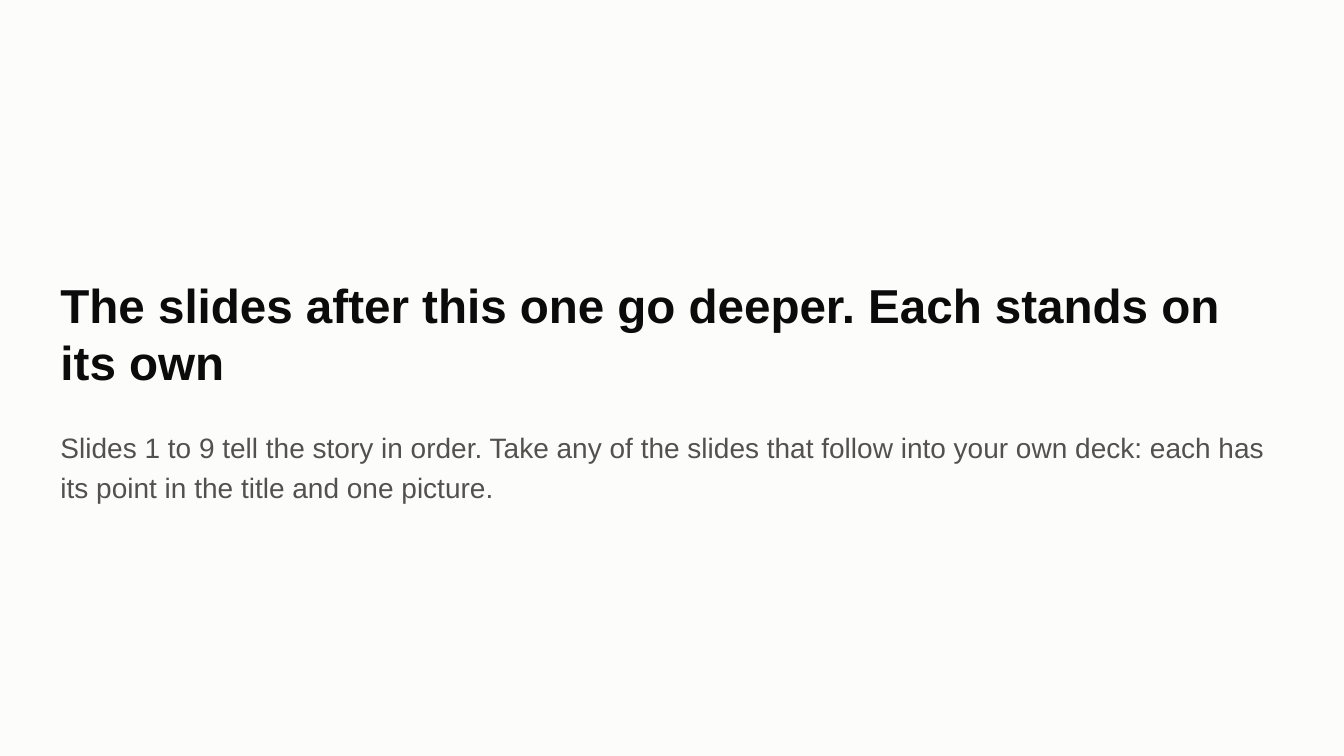
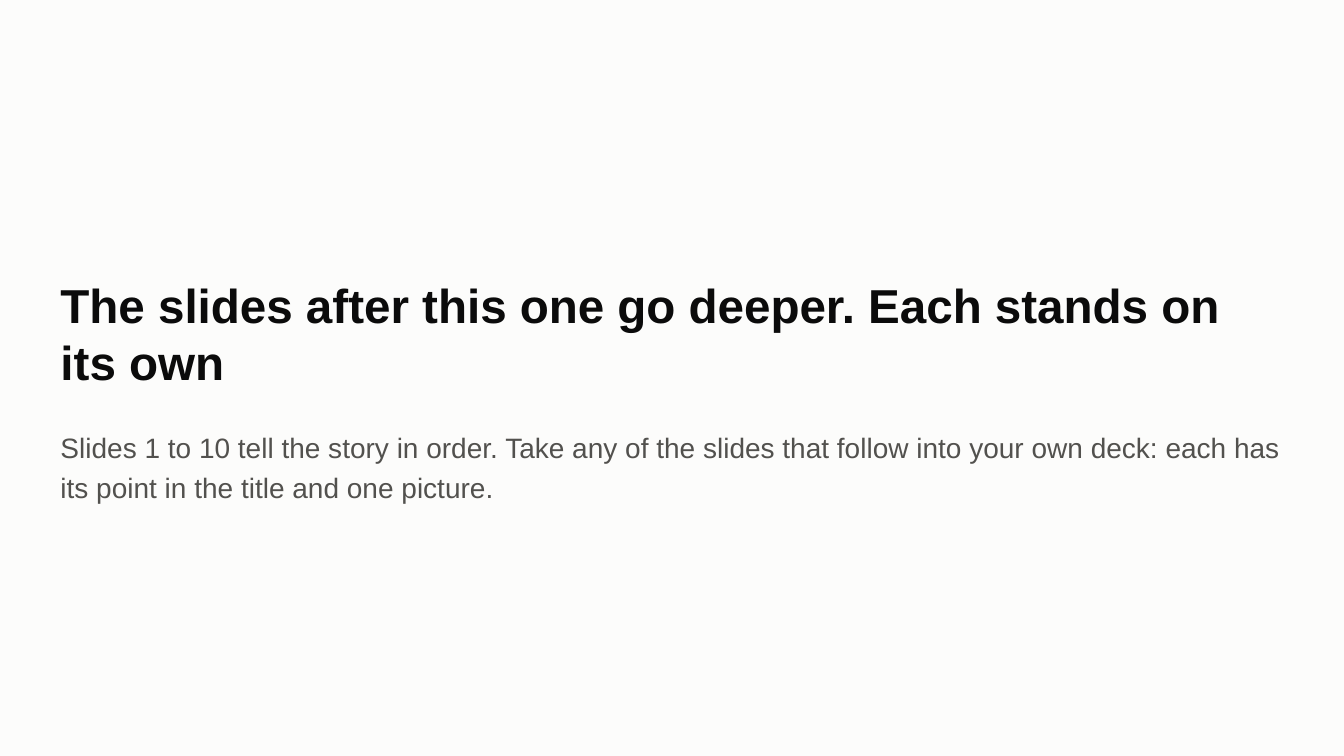
Before and after one commit to ChenSiyun1234/FieldVision, a slide deck: slide 11 of handoff/presentation/FieldVision_model_story.pptx (slide 10 before the commit). Drawn at 1344x756 pixels with LibreOffice and Linux fonts; fonts in the diff are those of the drawing. Boxes give left, top, right and bottom in pixels: in the first picture for what was removed or moved away, otherwise in the second. Text is boxed around its words. In the diff, an @@ line names an element or a change of style, - is before the commit and + after.

```diff
--- a/handoff/presentation/FieldVision_model_story.pptx
+++ b/handoff/presentation/FieldVision_model_story.pptx
@@ text at (x1=60, y1=437, x2=1279, y2=503): text changed @@
-Slides 1 to 9 tell the story in order. Take any of the slides that follow into your own deck: each has its point in the title and one picture.
+Slides 1 to 10 tell the story in order. Take any of the slides that follow into your own deck: each has its point in the title and one picture.
```
Also in this commit, not shown: 5 other slides changed, 1 slide added, 2 other files.
